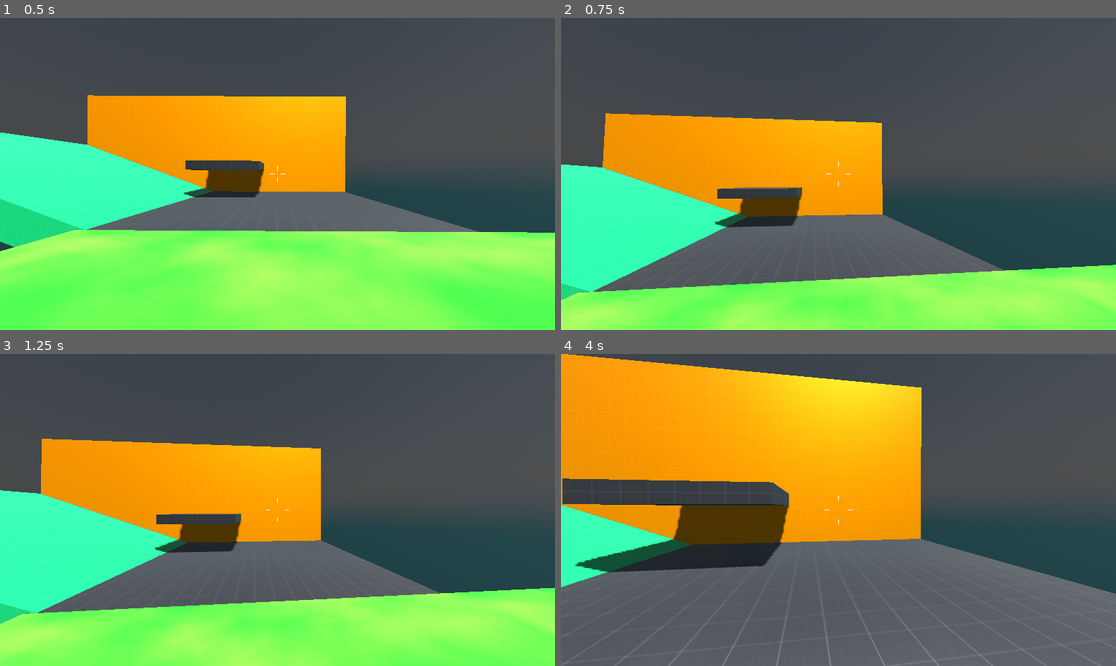
Above: before the commit, frames 1-4 (two rows, left to right).
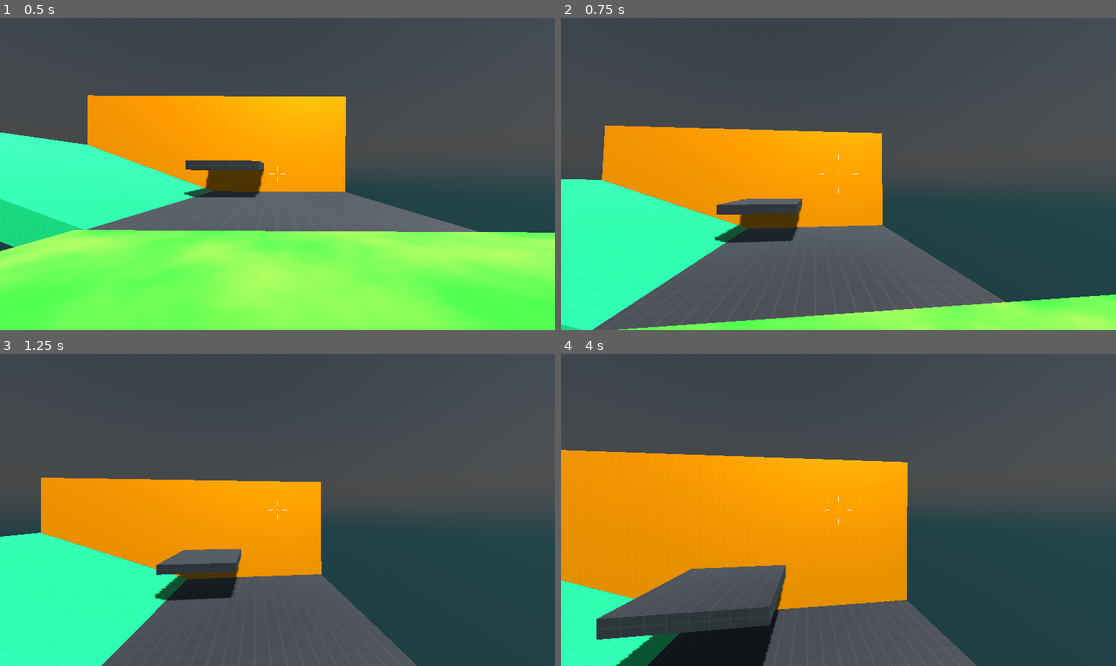
Above: after the commit, the same moments.

Repository: wabbaskett/SGDA-Game-Jam-Fall-2024
Game: Godot game, scene res://test_world.tscn
Same seed, same stepped clock (60 frames per second), same inputs: the game is played once before the commit and once after it.
Inputs (mouse positions are in pixels of both pictures, inside the frame that each line leads up to):
- Up to frame 1 (0.5 s): no input
- Up to frame 2 (0.75 s): tap Enter (ui_accept) at 0.5 s; move the mouse to (866, 174) at 0.52 s; hold Up (ui_up) from 0.53 s (still down)
- Up to frame 3 (1.25 s): keep holding Up (ui_up); tap Enter (ui_accept) at 0.77 s
- Up to frame 4 (4 s): keep holding Up (ui_up); move the mouse to (810, 510) at 1.27 s; tap Enter (ui_accept) at 1.52, 3.02, 3.77 s; move the mouse to (849, 503) at 2.02 s; move the mouse to (832, 516) at 2.77 s; move the mouse to (877, 513) at 3.52 s

Frame 1 is identical in both runs. In frame 2, 22% of the frame differs, in the area x 0-100%, y 30-100%; in frame 3, 39%; in frame 4, 53%, in the area x 0-100%, y 0-100%.

Commit message:
Player movement tweaks
Adjusted player movement

Diff:
--- a/test_world.tscn
+++ b/test_world.tscn
@@ -64,6 +64,12 @@
 
 [node name="Character" parent="." instance=ExtResource("1_e18vq")]
 transform = Transform3D(1, 0, 0, 0, 1, 0, 0, 0, 1, 0, 1, 0)
+base_speed = 4.0
+sprint_speed = 7.0
+crouch_speed = 2.0
+acceleration = 15.0
+jump_velocity = 8.0
+controller_sensitivity = 0.08
 
 [node name="WorldEnvironment" type="WorldEnvironment" parent="."]
 environment = SubResource("Environment_20rw3")
